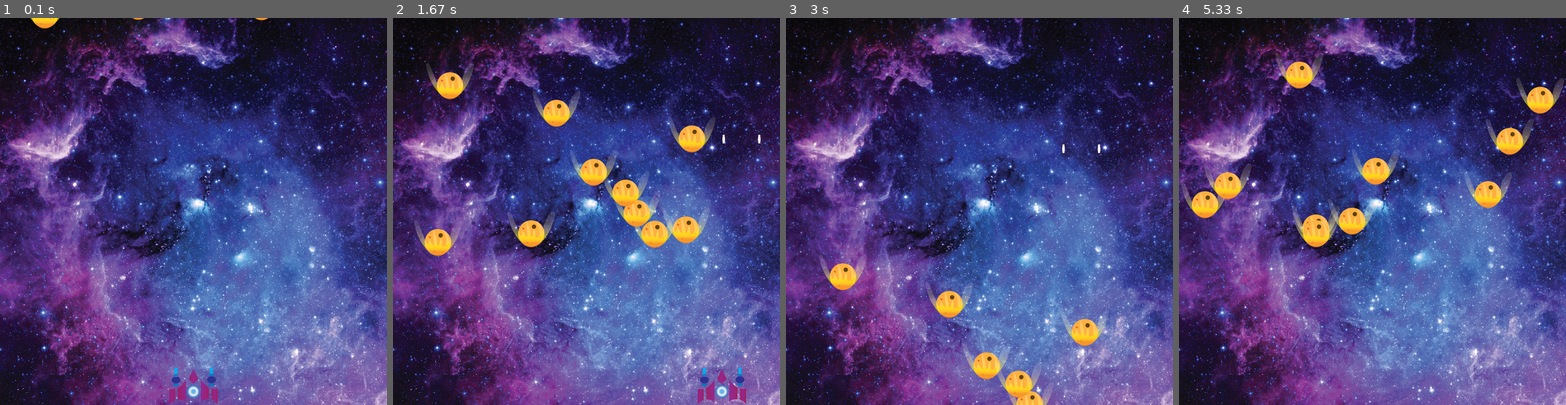
Above: before the commit, frames 1-4 (left to right).
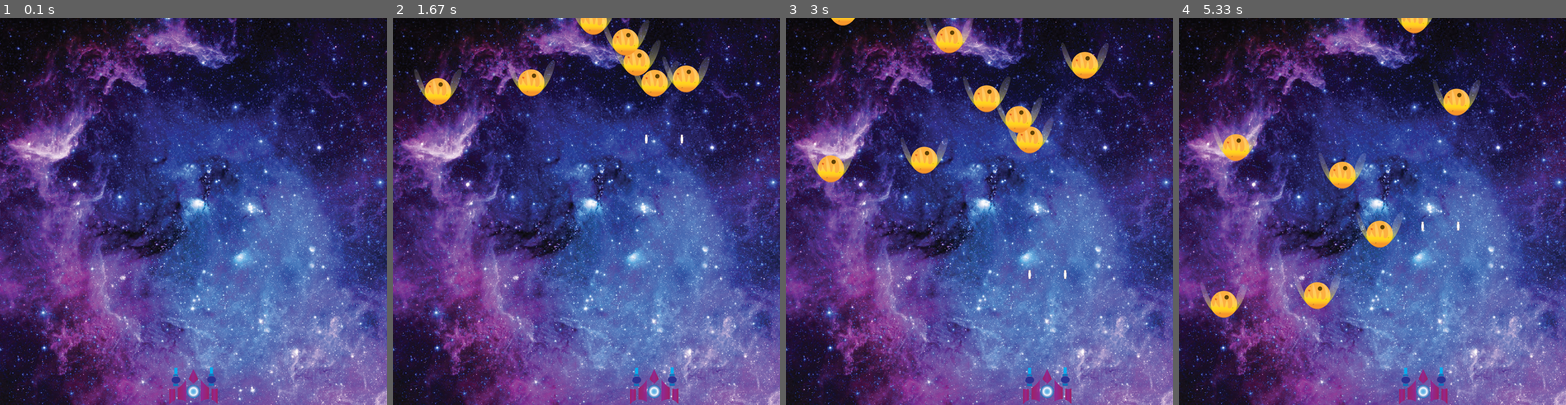
Above: after the commit, the same moments.

Repository: DemiwolfLegend/pygame-fallingMetior
Game: pygame game, started from main.py
Two runs of this game, one before a commit and one after it. Both use one fixed random seed, a clock stepped at 60 frames per second and the inputs below.
Inputs:
- Up to frame 1 (0.1 s): no input
- Up to frame 2 (1.67 s): hold Right 0.33-0.8 s; hold Right 0.83-1.3 s; tap Space at 0.9, 1.2, 1.4 s; hold Left from 1.33 s (still down)
- Up to frame 3 (3 s): tap Space at 1.7, 1.97, 2.27, 2.4, 2.7 s; release Left at 1.87 s; hold Left 1.9-2.3 s; hold Right 2.33-2.97 s
- Up to frame 4 (5.33 s): hold Left 3-3.47 s; tap Space at 3.07, 3.37, 3.57, 3.87, 4.07, 4.37, 4.57, 4.87, 5.13 s; hold Right 3.5-3.97 s; hold Right 4-4.47 s; hold Left 4.5-5.03 s; hold Left from 5.07 s (still down)

The runs differ from the first frame. In frame 1, 0.2% of the frame differs, in the area x 7-70%, y 0-3%; in frame 2, 9.7%, in the area x 5-95%, y 0-100%; in frame 3, 7.2%; in frame 4, 9.1%.

Commit message:
removing firing bug

Diff:
--- a/main.py
+++ b/main.py
@@ -29,12 +29,15 @@
         screen.blit(self.image, (self.x, self.y))
         # print(self.x, self.y)
 
+    def reset(self):
+        self.state = False
+        self.y = 700
+        self.x = 800
+
     def move(self):
         self.y -= self.change
         if self.y < -10:
-            self.state = False
-            self.y = 700
-            self.x = 800
+            self.reset()
 
 
 class character:
@@ -43,6 +46,7 @@
         self.x = 350
         self.y = 700
         self.change = 0
+        self.movement = 5
         self.bullet = Bullet()
 
     def show(self):
@@ -64,23 +68,32 @@
         self.image = pygame.image.load("./content/enemy.png")
         self.x = random.randint(0, 700)
         self.y = random.randint(-500, -100)
-        self.change = 5
+        self.change = 2
         self.num = 0
+
+    def reset(self):
+        self.x = random.randint(0, 700)
+        self.y = random.randint(-500, -100)
 
     def fall(self):
         self.y += self.change
         if self.y > 800:
-            self.x = random.randint(0, 700)
-            self.y = random.randint(-500, -100)
+            self.reset()
 
     def isColide(self, player):
-        collison = self.y >= 600 and player.y > 0 and (
+        collison1 = self.y >= 600 and player.y > 0 and (
             self.x > (player.x-100) and self.x < (player.x+100))
-        if collison:
+        bullet = player.bullet
+        collison2 = (bullet.y <= self.y+100) and (bullet.x >
+                                                  (self.x-100) and bullet.x < (self.x+100))
+        if collison1:
             player.y = -600
-            print("Game Over", self.num)
-            self.num += 1
+            print("Game Over")
             return True
+        elif collison2:
+            player.bullet.reset()
+            self.reset()
+
         else:
             return False
 
@@ -103,9 +116,9 @@
 
         if event.type == pygame.KEYDOWN:
             if event.key == pygame.K_LEFT:
-                player.change = -10
+                player.change = -player.movement
             elif event.key == pygame.K_RIGHT:
-                player.change = 10
+                player.change = player.movement
             elif event.key == pygame.K_SPACE:
                 if not player.bullet.state:
                     player.bullet.aim(player)
